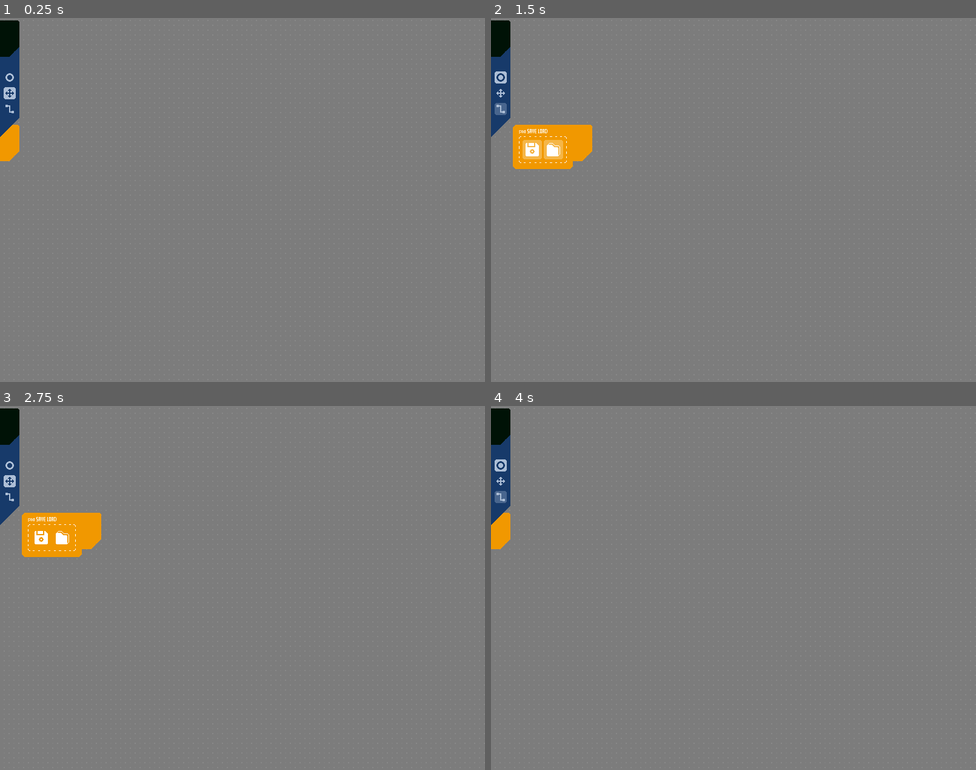
Above: before the commit, frames 1-4 (two rows, left to right).
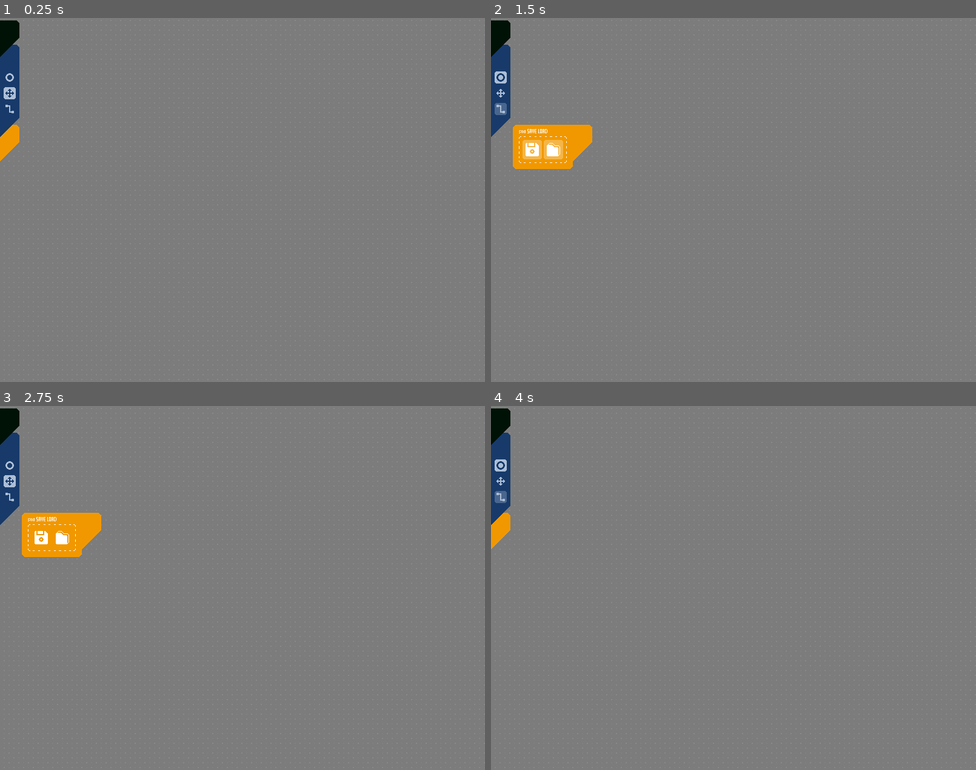
Above: after the commit, the same moments.

Repository: xiaowangxu/sun-Logic-Playground
Game: Godot game, scene res://Playground.tscn
Same seed, same stepped clock (60 frames per second), same inputs: the game is played once before the commit and once after it.
Inputs (mouse positions are in pixels of both pictures, inside the frame that each line leads up to):
- Up to frame 1 (0.25 s): no input
- Up to frame 2 (1.5 s): click (500, 138) at 0.52 s; click (500, 76) at 1.25 s
- Up to frame 3 (2.75 s): click (9, 482) at 2 s
- Up to frame 4 (4 s): click (583, 526) at 2.77 s; click (500, 464) at 3.5 s

The runs differ from the first frame. In frame 1, 0.2% of the frame differs, in the area x 0-4%, y 0-40%; in frame 2, 0.2%; in frame 3, 0.2%; in frame 4, 0.2%.

Commit message:
new

Diff:
--- a/Assets/Button/SingleButton.tscn
+++ b/Assets/Button/SingleButton.tscn
@@ -12,7 +12,5 @@
 script = ExtResource( 2 )
 
 [node name="TouchScreenButton" type="TouchScreenButton" parent="."]
-position = Vector2( 10, 6 )
 shape = SubResource( 1 )
-shape_visible = false
 [connection signal="pressed" from="TouchScreenButton" to="." method="_on_TouchScreenButton_pressed"]
--- a/Module/1078Control.tscn
+++ b/Module/1078Control.tscn
@@ -161,7 +161,6 @@
 animation = "Mini"
 
 [node name="Area2D" type="Area2D" parent="."]
-visible = false
 
 [node name="CollisionShape2D" type="CollisionShape2D" parent="Area2D"]
 position = Vector2( 30, 156 )
--- a/Module/ModuleScript/1078Control.gd
+++ b/Module/ModuleScript/1078Control.gd
@@ -6,7 +6,7 @@
 var Operation : int = 0
 var Address : int = 0
 
-const InstructionSet : Array = ["Blank", "Load_A", "Load_B", "Load_C", "Load_D", "Move_Ans", "Move_C", "Move_D", "Add", "Increase", "Decrease", "Save_Ans", "Jump", "Jump_Zero", "Undefined", "Halt"]
+const InstructionSet : Array = ["Blank", "Load_A", "Load_B", "LC_D", "Load_D", "Move_Ans", "MC_D", "Move_D", "Add", "Increase", "Decrease", "Save_Ans", "Jump", "Jump_Zero", "Jump_B", "Halt"]
 
 func Update() -> void:
 	if $Pin_Clock.update_Data() :
@@ -133,13 +133,13 @@
 
 func act_Instruction() -> void:
 	match InstructionSet[self.Operation] :
-		"Blank", "Undefined" :
-			self.set_A()
-			self.set_B()
-			self.set_C()
-			self.set_D()
-			self.set_Ans()
-			self.set_ALU()
+		"Blank" :
+			self.set_A(true, false)
+			self.set_B()
+			self.set_C()
+			self.set_D()
+			self.set_Ans(true, true)
+			self.set_ALU(4)
 			self.set_Jump()
 			self.set_DataMemory()
 			return
@@ -163,26 +163,26 @@
 			self.set_Jump()
 			self.set_DataMemory(true, false, self.Address, 0)
 			return
-		"Load_C" :
-			self.set_A()
-			self.set_B()
-			self.set_C(true, true)
-			self.set_D()
+		"LC_D" :
+			self.set_A()
+			self.set_B()
+			self.set_C(true, false)
+			self.set_D(true, true)
+			self.set_Ans()
+			self.set_ALU()
+			self.set_Jump()
+			self.set_DataMemory(true, false, 0, 0)
+			return
+		"Load_D" :
+			self.set_A()
+			self.set_B()
+			self.set_C()
+			self.set_D(true, true)
 			self.set_Ans()
 			self.set_ALU()
 			self.set_Jump()
 			self.set_DataMemory(true, false, self.Address, 0)
 			return
-		"Load_D" :
-			self.set_A()
-			self.set_B()
-			self.set_C()
-			self.set_D(true, true)
-			self.set_Ans()
-			self.set_ALU()
-			self.set_Jump()
-			self.set_DataMemory(true, false, self.Address, 0)
-			return
 		"Move_Ans" :
 			self.set_A()
 			self.set_B()
@@ -193,15 +193,15 @@
 			self.set_Jump()
 			self.set_DataMemory(true, true, self.Address, 0)
 			return
-		"Move_C" :
+		"MC_D" :
 			self.set_A()
 			self.set_B()
 			self.set_C(true, false)
-			self.set_D()
-			self.set_Ans()
-			self.set_ALU()
-			self.set_Jump()
-			self.set_DataMemory(true, true, self.Address, 0)
+			self.set_D(true, false)
+			self.set_Ans()
+			self.set_ALU()
+			self.set_Jump()
+			self.set_DataMemory(true, true, 0, 0)
 			return
 		"Move_D" :
 			self.set_A()
@@ -294,6 +294,18 @@
 			$Pin_PC_Enable.set_Data(true)
 			$Pin_DataMemory_Address.set_Data(self.Address)
 			return
+		"Jump_B" :
+			self.set_A()
+			self.set_B(true, false)
+			self.set_C()
+			self.set_D()
+			self.set_Ans()
+			self.set_ALU()
+			self.set_Jump(2)
+			self.set_DataMemory()
+			$Pin_PC_Enable.set_Data(true)
+			$Pin_DataMemory_Address.set_Data(0)
+			return
 		"Halt" :
 			self.set_A()
 			self.set_B()
--- a/Playground.tscn
+++ b/Playground.tscn
@@ -77,11 +77,8 @@
 }
 
 [node name="Camera2D" type="Camera2D" parent="."]
-editor/display_folded = true
 position = Vector2( 1073, 600 )
 current = true
-drag_margin_h_enabled = false
-drag_margin_v_enabled = false
 script = ExtResource( 2 )
 ZoomMin = 2.5
 ZoomMax = 0.4
@@ -116,6 +113,7 @@
 [node name="FileDialogSave" type="FileDialog" parent="CanvasLayer"]
 margin_right = 408.0
 margin_bottom = 228.0
+rect_min_size = Vector2( 270, 94.5 )
 popup_exclusive = true
 window_title = "Save sun Logic Playground Project"
 resizable = true
@@ -127,6 +125,7 @@
 [node name="FileDialogLoad" type="FileDialog" parent="CanvasLayer"]
 margin_right = 408.0
 margin_bottom = 228.0
+rect_min_size = Vector2( 270, 94.5 )
 popup_exclusive = true
 window_title = "打开单个文件"
 resizable = true
@@ -137,7 +136,6 @@
 current_path = "C:/Users/sun/SHU-Project/sun-Logic-Playground/"
 
 [node name="SaveLoadBox" type="NinePatchRect" parent="CanvasLayer"]
-editor/display_folded = true
 margin_left = -99.0
 margin_top = 176.0
 margin_bottom = 249.0
@@ -170,7 +168,7 @@
 margin_right = 131.0
 margin_bottom = 60.0
 texture = ExtResource( 10 )
-region_rect = Rect2( 0, 0, 32, 113 )
+region_rect = Rect2( 0, 0, 32, 55 )
 patch_margin_top = 5
 patch_margin_right = 32
 patch_margin_bottom = 32
@@ -183,6 +181,9 @@
 custom_styles/focus = SubResource( 1 )
 enabled_focus_mode = 0
 flat = true
+__meta__ = {
+"_edit_use_anchors_": false
+}
 
 [node name="ButtonSave" type="TextureButton" parent="CanvasLayer/SaveLoadBox"]
 margin_left = 16.0
@@ -211,7 +212,6 @@
 texture_disabled = ExtResource( 16 )
 
 [node name="ToolBox" type="NinePatchRect" parent="CanvasLayer"]
-editor/display_folded = true
 anchor_bottom = 1.0
 margin_left = -340.0
 margin_top = 4.0
@@ -340,7 +340,6 @@
 Module = ExtResource( 33 )
 
 [node name="Control12" parent="CanvasLayer/ToolBox/ScrollContainer/VBoxContainer" instance=ExtResource( 32 )]
-editor/display_folded = true
 anchor_right = 0.0
 anchor_bottom = 0.0
 margin_top = 7.0
@@ -355,14 +354,12 @@
 size_flags_horizontal = 3
 
 [node name="Control13" parent="CanvasLayer/ToolBox/ScrollContainer/VBoxContainer/HBoxContainer2" instance=ExtResource( 32 )]
-editor/display_folded = true
 anchor_right = 0.0
 anchor_bottom = 0.0
 margin_right = 5.0
 Module = ExtResource( 35 )
 
 [node name="Control14" parent="CanvasLayer/ToolBox/ScrollContainer/VBoxContainer/HBoxContainer2" instance=ExtResource( 32 )]
-editor/display_folded = true
 anchor_right = 0.0
 anchor_bottom = 0.0
 margin_left = 10.0
@@ -370,7 +367,6 @@
 Module = ExtResource( 36 )
 
 [node name="HBoxContainer" type="HBoxContainer" parent="CanvasLayer/ToolBox/ScrollContainer/VBoxContainer"]
-editor/display_folded = true
 margin_top = 21.0
 margin_right = 296.0
 margin_bottom = 21.0
@@ -397,21 +393,18 @@
 Module = ExtResource( 39 )
 
 [node name="HBoxContainer3" type="HBoxContainer" parent="CanvasLayer/ToolBox/ScrollContainer/VBoxContainer"]
-editor/display_folded = true
 margin_top = 28.0
 margin_right = 296.0
 margin_bottom = 28.0
 size_flags_horizontal = 3
 
 [node name="Control15" parent="CanvasLayer/ToolBox/ScrollContainer/VBoxContainer/HBoxContainer3" instance=ExtResource( 32 )]
-editor/display_folded = true
 anchor_right = 0.0
 anchor_bottom = 0.0
 margin_right = 5.0
 Module = ExtResource( 40 )
 
 [node name="Control16" parent="CanvasLayer/ToolBox/ScrollContainer/VBoxContainer/HBoxContainer3" instance=ExtResource( 32 )]
-editor/display_folded = true
 anchor_right = 0.0
 anchor_bottom = 0.0
 margin_left = 10.0
@@ -419,21 +412,18 @@
 Module = ExtResource( 41 )
 
 [node name="HBoxContainer4" type="HBoxContainer" parent="CanvasLayer/ToolBox/ScrollContainer/VBoxContainer"]
-editor/display_folded = true
 margin_top = 35.0
 margin_right = 296.0
 margin_bottom = 35.0
 size_flags_horizontal = 3
 
 [node name="Control16" parent="CanvasLayer/ToolBox/ScrollContainer/VBoxContainer/HBoxContainer4" instance=ExtResource( 32 )]
-editor/display_folded = true
 anchor_right = 0.0
 anchor_bottom = 0.0
 margin_right = 5.0
 Module = ExtResource( 42 )
 
 [node name="Control17" parent="CanvasLayer/ToolBox/ScrollContainer/VBoxContainer/HBoxContainer4" instance=ExtResource( 32 )]
-editor/display_folded = true
 anchor_right = 0.0
 anchor_bottom = 0.0
 margin_left = 10.0
@@ -441,7 +431,6 @@
 Module = ExtResource( 43 )
 
 [node name="Control17" parent="CanvasLayer/ToolBox/ScrollContainer/VBoxContainer" instance=ExtResource( 32 )]
-editor/display_folded = true
 anchor_right = 0.0
 anchor_bottom = 0.0
 margin_top = 42.0
@@ -450,7 +439,6 @@
 Module = ExtResource( 44 )
 
 [node name="Control18" parent="CanvasLayer/ToolBox/ScrollContainer/VBoxContainer" instance=ExtResource( 32 )]
-editor/display_folded = true
 anchor_right = 0.0
 anchor_bottom = 0.0
 margin_top = 49.0
@@ -465,14 +453,12 @@
 size_flags_horizontal = 3
 
 [node name="Control16" parent="CanvasLayer/ToolBox/ScrollContainer/VBoxContainer/HBoxContainer5" instance=ExtResource( 32 )]
-editor/display_folded = true
 anchor_right = 0.0
 anchor_bottom = 0.0
 margin_right = 5.0
 Module = ExtResource( 46 )
 
 [node name="Control19" parent="CanvasLayer/ToolBox/ScrollContainer/VBoxContainer" instance=ExtResource( 32 )]
-editor/display_folded = true
 anchor_right = 0.0
 anchor_bottom = 0.0
 margin_top = 63.0
@@ -481,7 +467,6 @@
 Module = ExtResource( 47 )
 
 [node name="Control20" parent="CanvasLayer/ToolBox/ScrollContainer/VBoxContainer" instance=ExtResource( 32 )]
-editor/display_folded = true
 anchor_right = 0.0
 anchor_bottom = 0.0
 margin_top = 70.0
@@ -490,7 +475,6 @@
 Module = ExtResource( 48 )
 
 [node name="Control21" parent="CanvasLayer/ToolBox/ScrollContainer/VBoxContainer" instance=ExtResource( 32 )]
-editor/display_folded = true
 anchor_right = 0.0
 anchor_bottom = 0.0
 margin_top = 77.0
@@ -499,7 +483,6 @@
 Module = ExtResource( 49 )
 
 [node name="RunBox" type="NinePatchRect" parent="CanvasLayer"]
-editor/display_folded = true
 margin_left = -170.0
 margin_top = 4.0
 margin_bottom = 77.0
@@ -532,7 +515,7 @@
 margin_right = 202.0
 margin_bottom = 60.0
 texture = ExtResource( 52 )
-region_rect = Rect2( 0, 0, 32, 113 )
+region_rect = Rect2( 0, 0, 32, 55 )
 patch_margin_top = 5
 patch_margin_right = 32
 patch_margin_bottom = 32
@@ -545,6 +528,9 @@
 custom_styles/focus = SubResource( 1 )
 enabled_focus_mode = 0
 flat = true
+__meta__ = {
+"_edit_use_anchors_": false
+}
 
 [node name="ButtonContiune" type="TextureButton" parent="CanvasLayer/RunBox"]
 margin_left = 16.0
@@ -604,7 +590,6 @@
 texture_disabled = ExtResource( 65 )
 
 [node name="DeleteBox" type="NinePatchRect" parent="CanvasLayer"]
-editor/display_folded = true
 anchor_top = 1.0
 anchor_bottom = 1.0
 margin_left = -40.0
Binary file changed: Assets/Panel/Tab-run.png
Binary file changed: Assets/Panel/Tab-saveloadt.png
Not shown, changed: export_presets.cfg
Not shown, added: Example Project/1078mark2.slpproject
Not shown, added: Example Project/1078mark3.slpproject
